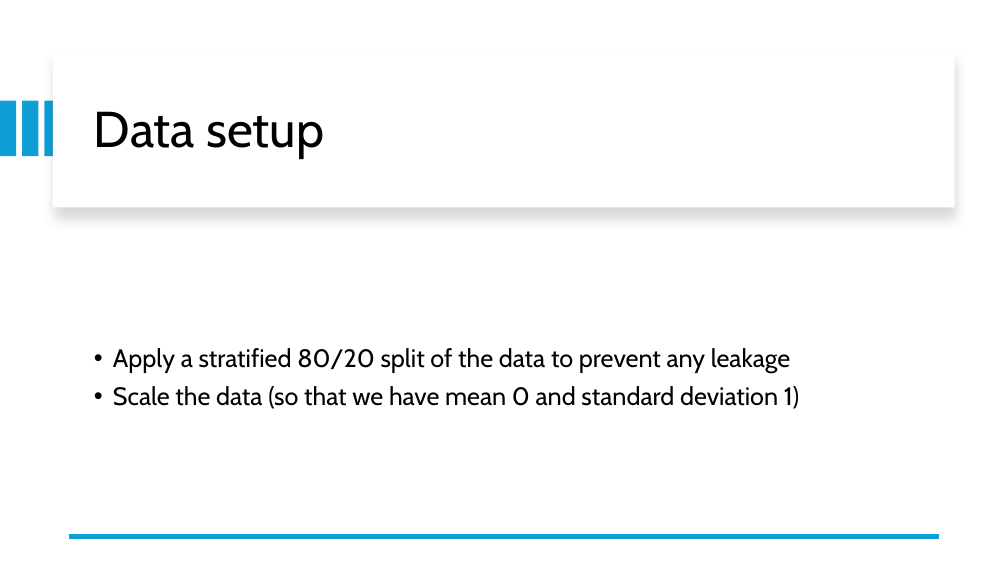
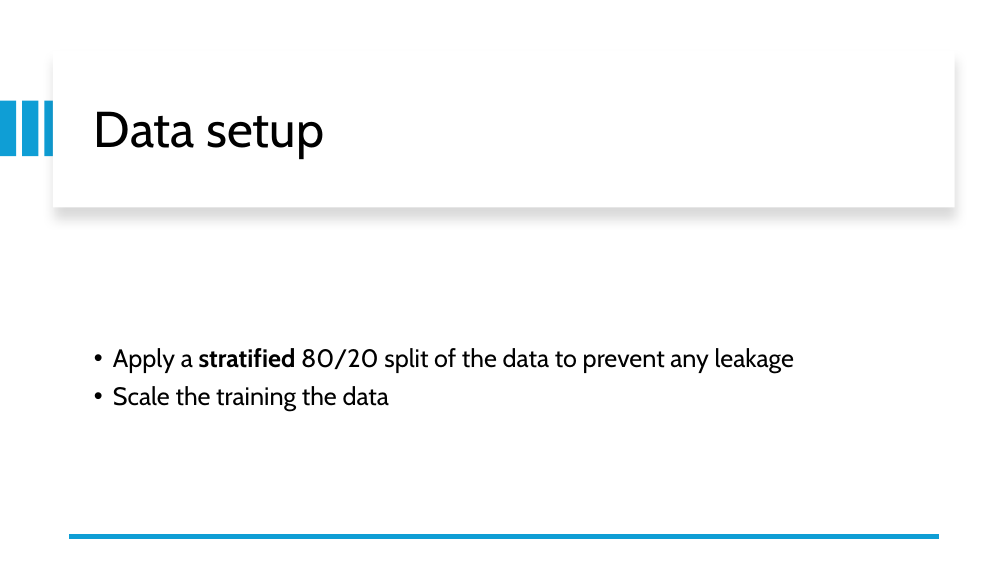
Before and after one commit to Smael-olk/Fintech, a slide deck: slide 9 of Business Case 2/Presentation Business Case 2.pptx. Drawn at 1008x567 pixels with LibreOffice and Linux fonts; fonts in the diff are those of the drawing. Boxes give left, top, right and bottom in pixels: in the first picture for what was removed or moved away, otherwise in the second. Text is boxed around its words. In the diff, an @@ line names an element or a change of style, - is before the commit and + after.

```diff
--- a/Business Case 2/Presentation Business Case 2.pptx
+++ b/Business Case 2/Presentation Business Case 2.pptx
@@ text at (x1=113, y1=348, x2=795, y2=374): bold on in "stratified" @@
@@ text at (x1=113, y1=386, x2=389, y2=411): text changed @@
-• Scale the data (so that we have mean 0 and standard deviation 1)
+• Scale the training the data
```
Also in this commit, not shown: 2 other slides changed, 3 slides added, 2 slides removed.
